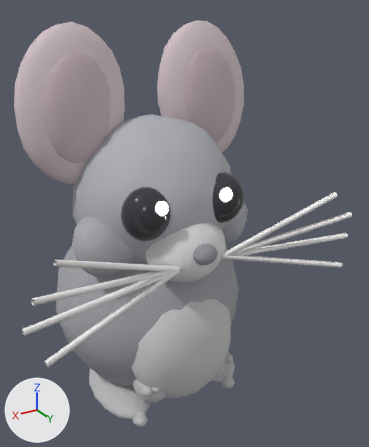
The glTF model models/pet_chinchilla_grey.glb: old version first, new version second.
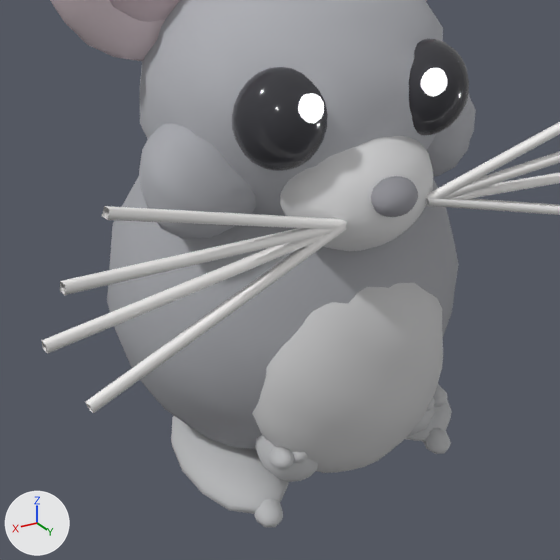
Each version is shown whole from a 50 mm lens placed at (0.57, 1.152, 1.04), pointed at (-0.096, 0.041, 0.484), then close up on the part from 0% to 79% of the width and 34% to 99% of the height. Lighting does not change. The marker at lower left points along +X, +Y and +Z. The first two pictures are the older version. Vertices at exactly the same position are counted once.

The first close-up shows 'chinchilla'.
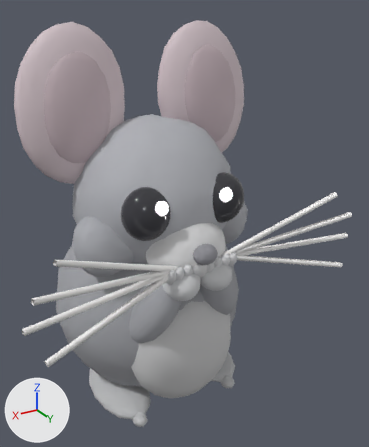
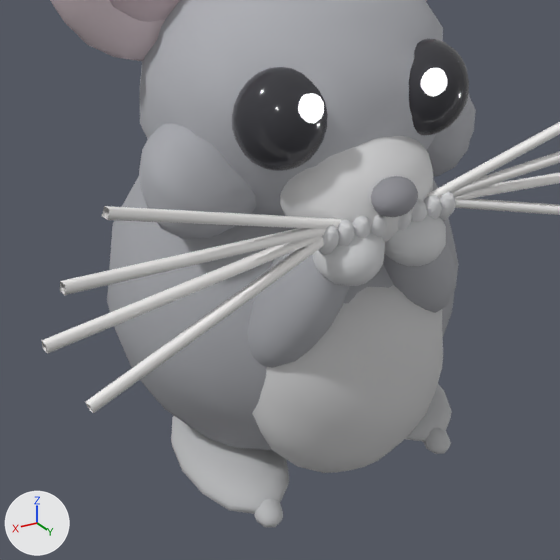
Pixel boxes [x1, y1, x2, y2] of what changed, in the close-ups (560 x 560 px):
'chinchilla', reshaped: [42, 0, 560, 527] in both
part 1 of me_chinchilla, added: after [370, 214, 387, 237]
part 2 of me_chinchilla, added: after [352, 216, 371, 238]
part 3 of me_chinchilla, added: after [337, 220, 355, 246]
part 4 of me_chinchilla, added: after [318, 225, 339, 255]
part 5 of me_chinchilla, added: after [411, 199, 427, 221]
part 6 of me_chinchilla, added: after [424, 195, 442, 219]
part 7 of me_chinchilla, added: after [439, 192, 456, 220]
part 8 of me_chinchilla, added: after [248, 251, 350, 368]
part 9 of me_chinchilla, added: after [383, 241, 458, 313]
part 10 of me_chinchilla, added: after [312, 232, 385, 286]
part 11 of me_chinchilla, added: after [384, 215, 446, 266]
part 12 of me_chinchilla, deleted: before [256, 386, 448, 482]

The change, as a list of edits to the scene's bpy script:
```text
Change mat_mat15:
    where n2 = _N.new('ShaderNodeMix'); n2.name = 'Mix'
    n2.inputs[7].default_value: (0.9, 0.91, 0.93, 1.0) -> (0.55, 0.56, 0.6, 1.0)  # 'B', white #f3f5f7 -> 'B', light grey #c4c5cb
Change mat_mat21:
    where n2 = _N.new('ShaderNodeMix'); n2.name = 'Mix'
    n2.inputs[7].default_value: (0.9, 0.91, 0.93, 1.0) -> (0.55, 0.56, 0.6, 1.0)  # 'B', white #f3f5f7 -> 'B', light grey #c4c5cb
Change mat_mat36:
    where n2 = _N.new('ShaderNodeMix'); n2.name = 'Mix'
    n2.inputs[7].default_value: (0.97, 0.96, 0.95, 1.0) -> (0.45, 0.46, 0.5, 1.0)  # 'B', white #fcfaf9 -> 'B', grey #b3b5bc
Add mat_mat45:
    mat_mat45 = bpy.data.materials.new('mat45')
    # nodes: BsdfPrincipled, Mix, OutputMaterial, VertexColor
    # colours: white #fcfaf9, mixed with the vertex colours
Add mat_mat44:
    mat_mat44 = bpy.data.materials.new('mat44')
    # nodes: BsdfPrincipled, Mix, OutputMaterial, VertexColor
    # colours: white #fcfaf9, mixed with the vertex colours
Change me_chinchilla:
    remove me_chinchilla.from_pydata(...)  # 5886 vertices, 10684 faces; spans x -0.421..0.421, y -0.401..0.35, z 0.0..1.003
    add me_chinchilla.from_pydata(...)  # 6104 vertices, 11020 faces; spans x -0.421..0.421, y -0.401..0.35, z 0.0..1.003
    me_chinchilla part 1: the loose piece of 42 vertices spanning x 0.12..0.16, y 0.18..0.232, z 0.024..0.06 is copied, and the copy is multiplied about its middle by the matrix ((0.65, 0.0, 0.0), (0.0, 0.506, 0.639), (0.0, -0.277, 1.17)), then moved by (-0.122, 0.072, 0.44), in mat_mat17; it spans x 0.005..0.031, y 0.261..0.295, z 0.46..0.504
    me_chinchilla part 2: the loose piece of 42 vertices spanning x 0.12..0.16, y 0.18..0.232, z 0.024..0.06 is copied, and the copy is multiplied about its middle by the matrix ((0.65, 0.0, 0.0), (0.0, 0.506, 0.639), (0.0, -0.277, 1.17)), then moved by (-0.1, 0.072, 0.44), in mat_mat18; it spans x 0.027..0.053, y 0.261..0.295, z 0.46..0.504
    me_chinchilla part 3: the loose piece of 42 vertices spanning x 0.12..0.16, y 0.18..0.232, z 0.024..0.06 is copied, and the copy is multiplied about its middle by the matrix ((0.65, 0.0, 0.0), (0.0, 0.506, 0.639), (0.0, -0.277, 1.17)), then moved by (-0.078, 0.072, 0.44), in mat_mat19; it spans x 0.049..0.075, y 0.261..0.295, z 0.46..0.504
    me_chinchilla part 4: the loose piece of 42 vertices spanning x 0.12..0.16, y 0.18..0.232, z 0.024..0.06 is copied, and the copy is multiplied about its middle by the matrix ((0.65, 0.0, 0.0), (0.0, 0.506, 0.639), (0.0, -0.277, 1.17)), then moved by (-0.057, 0.072, 0.44), in mat_mat20; it spans x 0.07..0.096, y 0.261..0.295, z 0.46..0.504
    me_chinchilla part 5: the loose piece of 42 vertices spanning x -0.16..-0.12, y 0.18..0.232, z 0.024..0.06 is copied, and the copy is multiplied about its middle by the matrix ((0.65, 0.0, 0.0), (0.0, 0.506, 0.639), (0.0, -0.277, 1.17)), then moved by (0.1, 0.072, 0.44), in mat_mat24; it spans x -0.053..-0.027, y 0.261..0.295, z 0.46..0.504
    me_chinchilla part 6: the loose piece of 42 vertices spanning x -0.16..-0.12, y 0.18..0.232, z 0.024..0.06 is copied, and the copy is multiplied about its middle by the matrix ((0.65, 0.0, 0.0), (0.0, 0.506, 0.639), (0.0, -0.277, 1.17)), then moved by (0.078, 0.072, 0.44), in mat_mat25; it spans x -0.075..-0.049, y 0.261..0.295, z 0.46..0.504
    me_chinchilla part 7: the loose piece of 42 vertices spanning x -0.16..-0.12, y 0.18..0.232, z 0.024..0.06 is copied, and the copy is multiplied about its middle by the matrix ((0.65, 0.0, 0.0), (0.0, 0.506, 0.639), (0.0, -0.277, 1.17)), then moved by (0.057, 0.072, 0.44), in mat_mat26; it spans x -0.096..-0.07, y 0.261..0.295, z 0.46..0.504
    me_chinchilla part 8: a new loose piece of 165 vertices spanning x 0.026..0.153, y 0.151..0.276, z 0.27..0.462, in mat_mat15
    me_chinchilla part 9: a new loose piece of 165 vertices spanning x -0.156..-0.025, y 0.151..0.275, z 0.273..0.46, in mat_mat21
    me_chinchilla part 10: a new loose piece of 150 vertices spanning x 0.001..0.09, y 0.215..0.31, z 0.408..0.488, in mat_mat16
    me_chinchilla part 11: a new loose piece of 150 vertices spanning x -0.088..-0.001, y 0.216..0.309, z 0.407..0.488, in mat_mat22
    me_chinchilla part 12: 10 loose pieces with 748 vertices, spanning x -0.139..0.14, y 0.132..0.243, z 0.071..0.18, are deleted
    other edits to the shape of me_chinchilla do not show in these pictures
    add me_chinchilla.materials.append(mat_mat44)
    add me_chinchilla.materials.append(mat_mat45)
```
